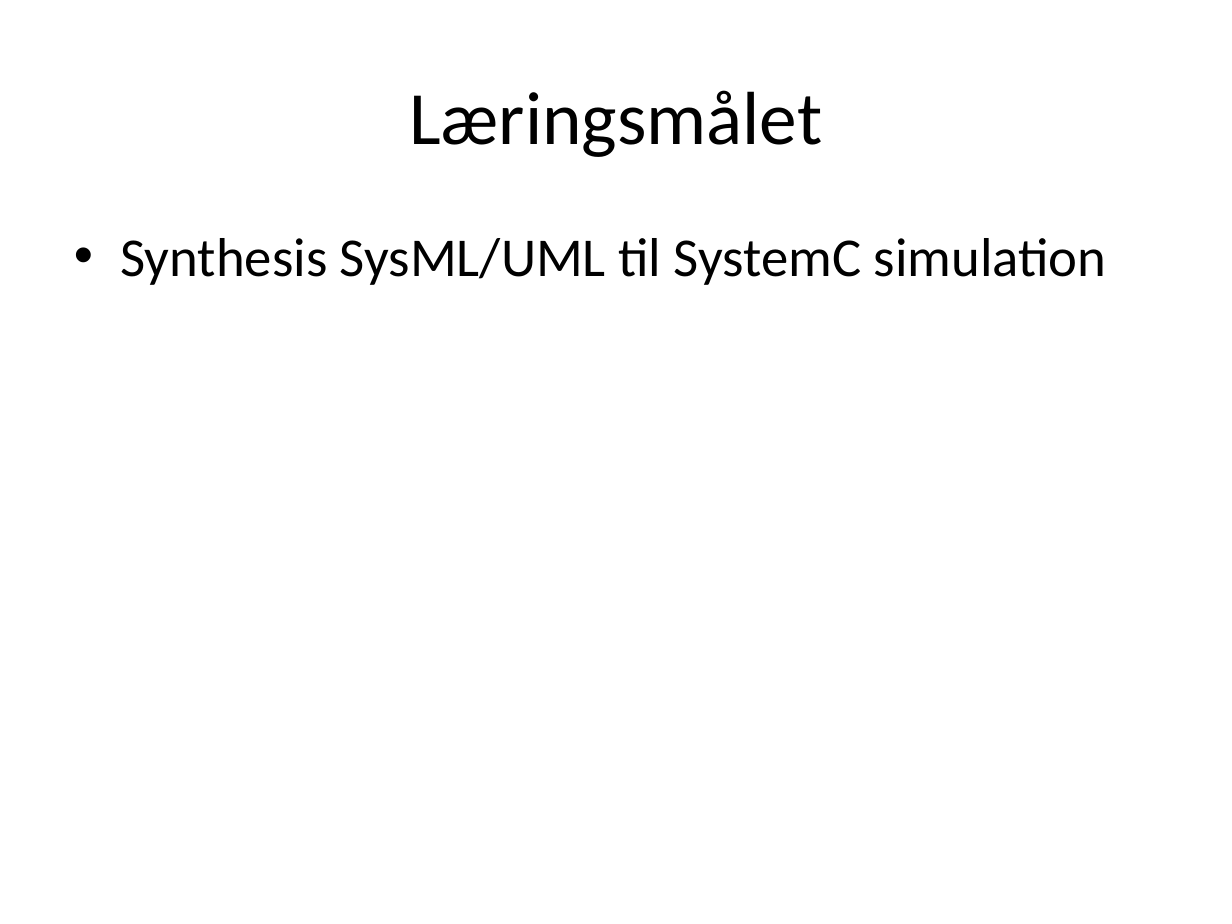
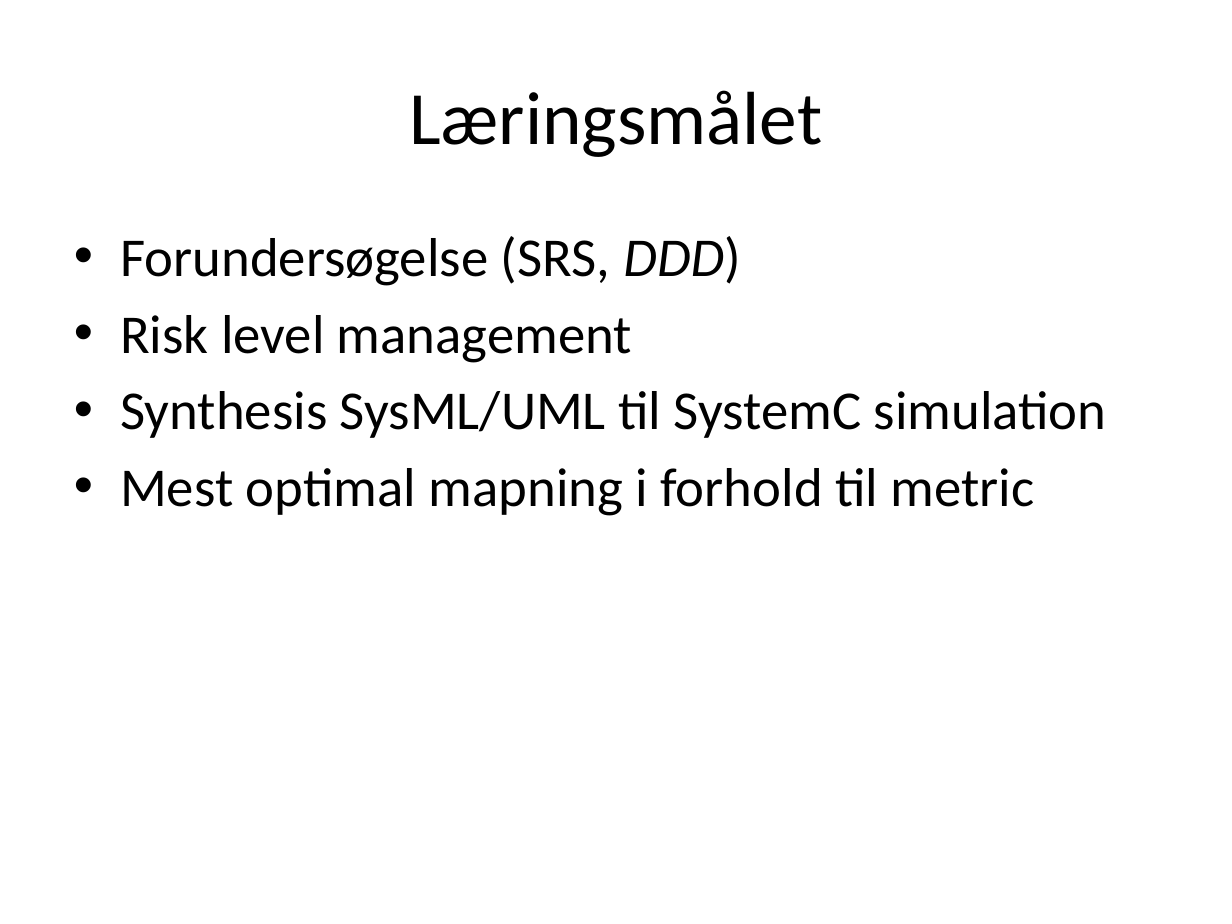
Before and after one commit to ahpoder/masterofit2009, a slide deck: slide 10 of syseng_hwco/proj/Artifact/Presentations/Presentation_11_02_11.pptx. Drawn at 1232x924 pixels with LibreOffice and Linux fonts; fonts in the diff are those of the drawing. Boxes give left, top, right and bottom in pixels: in the first picture for what was removed or moved away, otherwise in the second. Text is boxed around its words. In the diff, an @@ line names an element or a change of style, - is before the commit and + after.

```diff
--- a/syseng_hwco/proj/Artifact/Presentations/Presentation_11_02_11.pptx
+++ b/syseng_hwco/proj/Artifact/Presentations/Presentation_11_02_11.pptx
@@ text at [120, 236, 741, 363]: paragraphs added @@
+• Forundersøgelse (SRS, DDD)
+• Risk level management
@@ text at [120, 468, 1035, 516]: paragraph added @@
+• Mest optimal mapning i forhold til metric
```
Also in this commit, not shown: 2 other slides changed.
